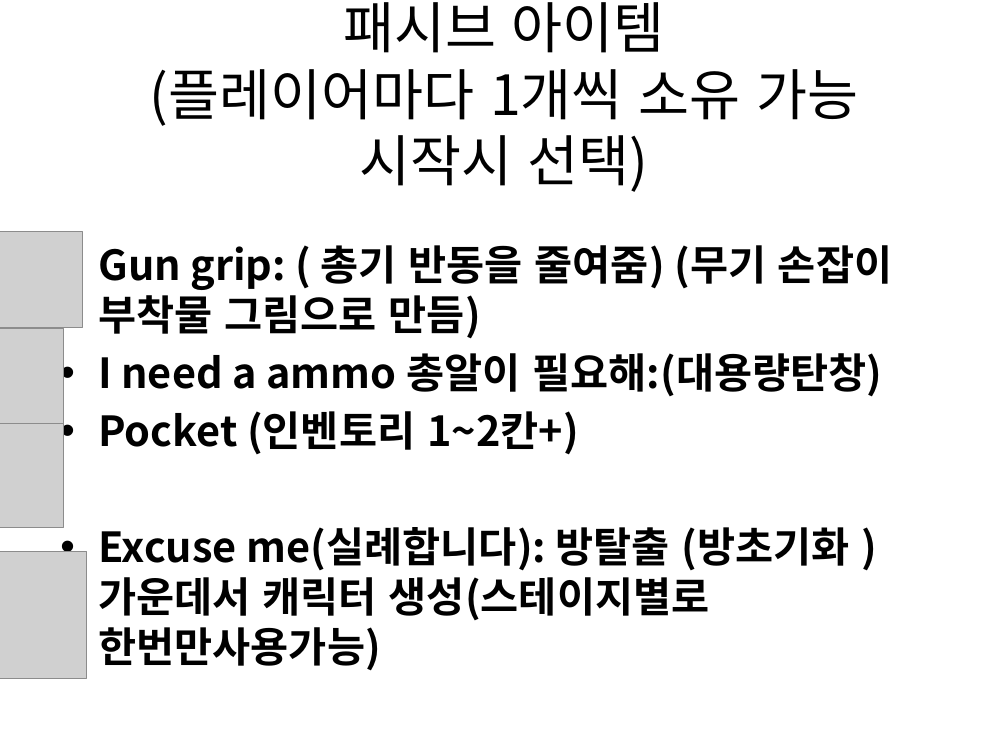
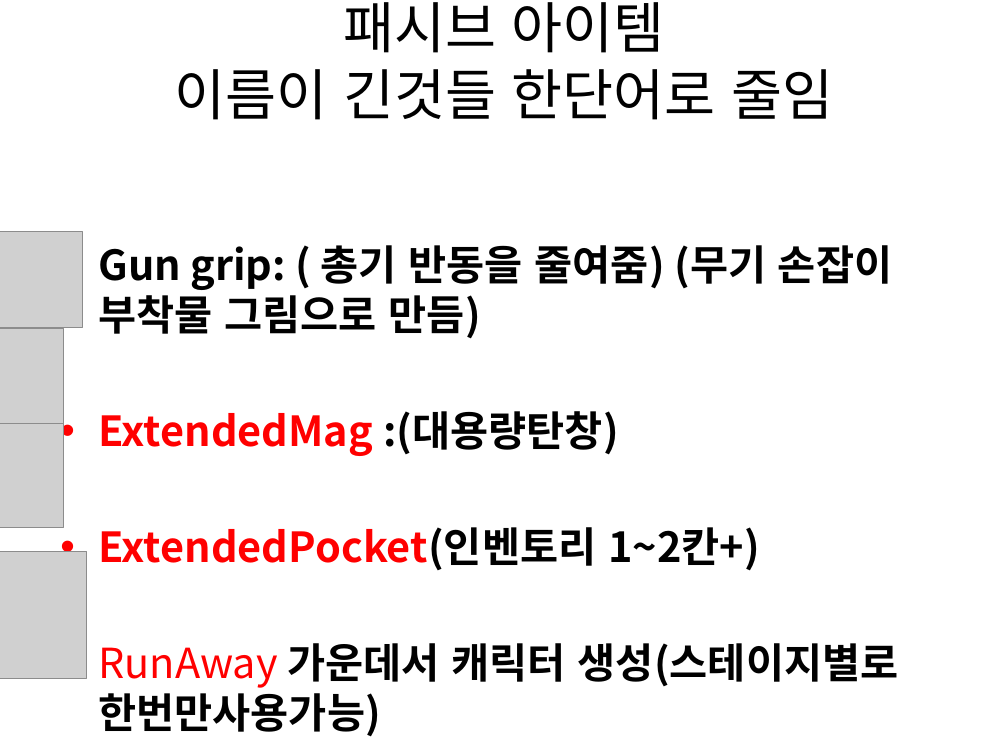
Before and after one commit to gkdlgndpdu/EscapeJail, a slide deck: slide 49 of EscapeJail/Assets/기획/스테이지1기획.pptx. Drawn at 1008x756 pixels with LibreOffice and Linux fonts; fonts in the diff are those of the drawing; grey boxes stand for pictures. Boxes give left, top, right and bottom in pixels: in the first picture for what was removed or moved away, otherwise in the second. Text is boxed around its words. In the diff, an @@ line names an element or a change of style, - is before the commit and + after.

Commit message:
패시브 기획 수정

```diff
--- a/EscapeJail/Assets/기획/스테이지1기획.pptx
+++ b/EscapeJail/Assets/기획/스테이지1기획.pptx
@@ title at (x1=175, y1=2, x2=833, y2=120): text changed @@
-패시브 아이템
-(플레이어마다 1개씩 소유 가능
-시작시 선택)
+패시브 아이템
+이름이 긴것들 한단어로 줄임
@@ text at (x1=98, y1=411, x2=898, y2=737): text changed @@
-• I need a ammo 총알이 필요해:(대용량탄창)
-• Pocket (인벤토리 1~2칸+)
-• Excuse me(실례합니다): 방탈출 (방초기화 ) 가운데서 캐릭터 생성(스테이지별로 한번만사용가능)
+• ExtendedMag :(대용량탄창)
+• ExtendedPocket(인벤토리 1~2칸+)
+• RunAway 가운데서 캐릭터 생성(스테이지별로 한번만사용가능)
```
Also in this commit, not shown: 1 other slide changed, 25 other files.
